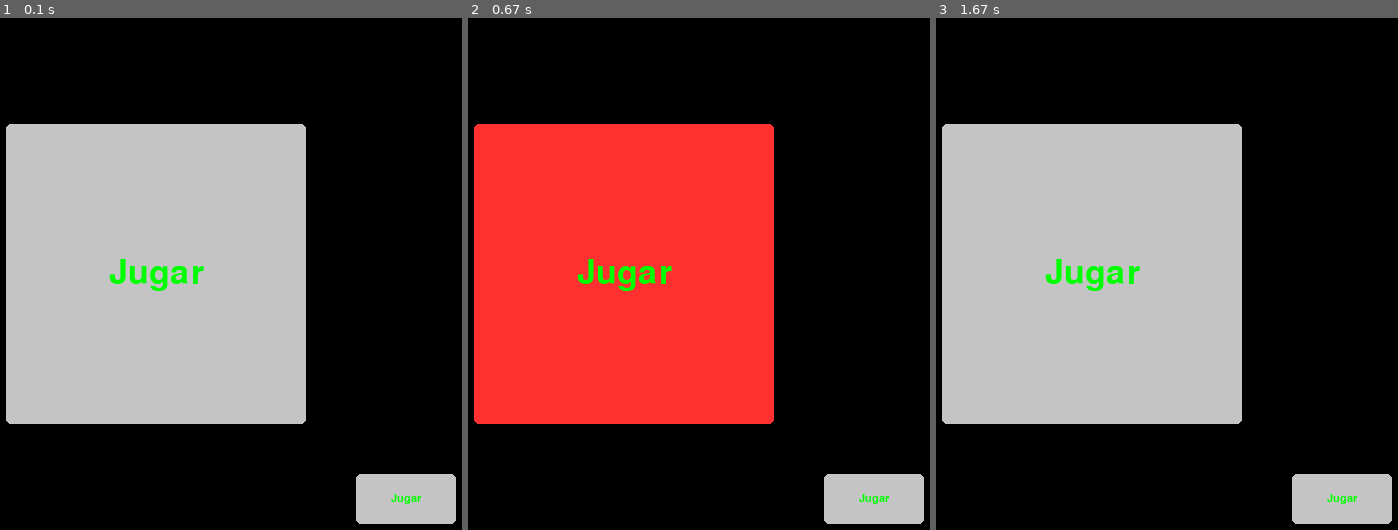
Above: before the commit, frames 1-3 (left to right).
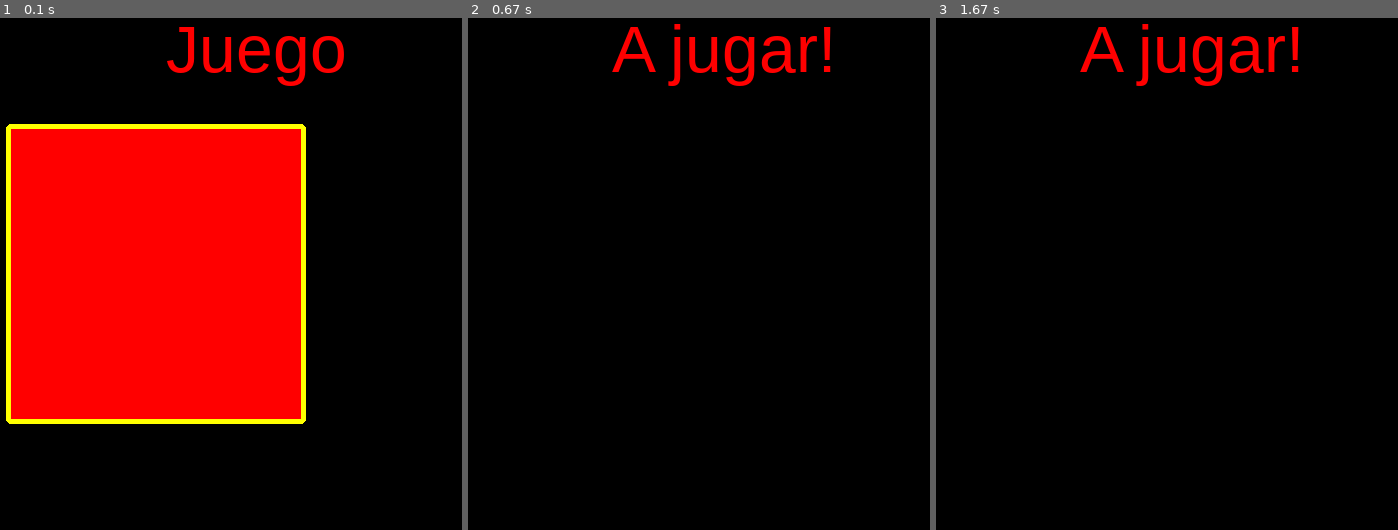
Above: after the commit, the same moments.

Repository: juliancz-a/SP_GRUPO_5_Pygame
Game: pygame game, started from code/class_game.py
Same seed, same stepped clock (60 frames per second), same inputs: the game is played once before the commit and once after it.
Inputs (mouse positions are in pixels of both pictures, inside the frame that each line leads up to):
- Up to frame 1 (0.1 s): no input
- Up to frame 2 (0.67 s): press the mouse at (726, 314) at 0.37 s; move the mouse to (629, 294) at 0.47 s; release the mouse at (532, 279) at 0.6 s
- Up to frame 3 (1.67 s): press the mouse at (1194, 314) at 0.7 s; move the mouse to (1060, 186) at 0.8 s; release the mouse at (outside the picture) at 0.93 s

The runs differ from the first frame. In frame 1, 41% of the frame differs, in the area x 1-99%, y 1-99%; in frame 2, 42%; in frame 3, 42%.

Commit message:
mas classes y arreglos

Diff:
--- a/code/class_box.py
+++ b/code/class_box.py
@@ -4,7 +4,7 @@
 
 class Box:
     #CONSTRUCTOR
-    def __init__(self, posiciones:tuple, dimensiones:tuple, color_principal:tuple, color_hover:tuple):
+    def __init__(self, posiciones:tuple, dimensiones:tuple):
 
 
         self.posiciones = posiciones
@@ -12,7 +12,7 @@
         self.rectangulo = pygame.Rect(posiciones, dimensiones)
 
         #Color
-        self.color_principal = color_principal
+        self.color_principal = None
         self.color_secundario = (255,255,255)
 
         #Animación
@@ -21,69 +21,70 @@
 
         #Hover
         self.hover = False
-        self.color_hover = color_hover
+        self.color_hover = None
 
 
     def draw_box (self, ventana, border_radius = -1, border = None, border_width = 0):
+        pygame.draw.rect(ventana, self.color_principal, self.rectangulo, border_radius = border_radius)
 
         if self.hover:
             pygame.draw.rect(ventana, self.color_hover, self.rectangulo, border_radius = border_radius)
-        else:
-            pygame.draw.rect(ventana, self.color_principal, self.rectangulo, border_radius = border_radius)
-
-
 
         if border:
             pygame.draw.rect(ventana, self.color_secundario, self.rectangulo, width = border_width, border_radius = border_radius)
 
 
-    def set_color (self, first_color:tuple, secondary_color:tuple = None, hover_color:tuple = None):
+    def set_color (self, first_color:tuple, secondary_color:tuple, hover_color:tuple):
         self.color_principal = first_color
 
-        if secondary_color != None:
-            self.color_secundario = secondary_color
+        self.color_secundario = secondary_color
 
-        if self.hover != False:
-            self.color_hover = hover_color
+        self.color_hover = hover_color
 
-    def interactuar (self, event_l) -> bool:
-        accion = False
+    def interaction (self, event) -> bool:
+        action = False
+
         center = self.rectangulo.center
-        for event in event_l:
-            if event.type == pygame.MOUSEBUTTONDOWN:
-                if self.rectangulo.collidepoint(event.pos):
-                    self.presionado = True
 
+        if event.type == pygame.MOUSEBUTTONDOWN:
 
-                    self.rectangulo.width = self.reduccion[0]
-                    self.rectangulo.height = self.reduccion[1]
-                    self.rectangulo.center = center
+            if self.rectangulo.collidepoint(event.pos):
 
-                    pygame.mixer.music.load(r"code\data\sound\mixkit-arcade-game-jump-coin-216.wav")
-                    pygame.mixer.music.play(0)
-                    pygame.mixer.music.set_volume(0.05)
-                    accion = True
+                self.presionado = True
 
-            elif event.type == pygame.MOUSEBUTTONUP:
+                pygame.mixer.music.load(r"code\data\sound\mixkit-arcade-game-jump-coin-216.wav")
+                pygame.mixer.music.play(0)
+                pygame.mixer.music.set_volume(0.05)
 
+                self.rectangulo.width = self.reduccion[0]
+                self.rectangulo.height = self.reduccion[1]
+                self.rectangulo.center = center
+
+        elif event.type == pygame.MOUSEBUTTONUP:
+
+            if self.rectangulo.collidepoint(event.pos):
                 self.presionado = False
 
                 self.rectangulo.width = self.dimensiones[0]
                 self.rectangulo.height = self.dimensiones[1]
                 self.rectangulo.center = center
-                accion = True
+                action = True
 
-            elif event.type == pygame.MOUSEMOTION:
-                if self.rectangulo.collidepoint(event.pos):
-                    self.hover = True
-                else:
-                    self.hover = False
+            else:
+                self.rectangulo.width = self.dimensiones[0]
+                self.rectangulo.height = self.dimensiones[1]
+                self.rectangulo.center = center
 
-                accion = True
-        return accion
+        elif event.type == pygame.MOUSEMOTION:
 
+            if self.rectangulo.collidepoint(event.pos):
+                self.hover = True
+            else:
+                self.hover = False
 
-    def set_text(self, surface: pygame.Surface , text: str, text_color: str| tuple, font:str, font_size:int = 20):
+        return action
+
+    def draw_text(self, surface: pygame.Surface , text: str, text_color: str| tuple, font:str, font_size:int = 20):
 
         x = self.posiciones[0]
         y = self.posiciones[1]
@@ -103,33 +104,5 @@
 
         surface.blit(text_surface, text_rect)
 
-# pygame.init()
-
-# clock = pygame.time.Clock()
-
-# caja = Box((65,100), (400,200), "deepskyblue3", "deepskyblue4")
-
-
-# ventana = pygame.display.set_mode((800,600))
-
-
-# flag_run = True
-# while flag_run:
-
-#     clock.tick(20)
-#     #manejador central
-#     lista_eventos = pygame.event.get()
-#     for evento in lista_eventos:
-#         if evento.type == pygame.QUIT:
-#             flag_run = False
-#         caja.interactuar (evento)
-
-#     ventana.fill("black")
-
-#     caja.set_color("gray77", "gray85", "gray85")
-#     caja.draw_box(ventana, border_radius=20, border = True, border_width=6)
-#     caja.set_text(ventana, "Jugar", "black", "System", font_size=50)
-
-#     pygame.display.update()
-
-# pygame.quit()
+    def set_image ():
+        pass
--- a/code/class_game.py
+++ b/code/class_game.py
@@ -1,10 +1,12 @@
 import pygame
 import sys
 from class_box import Box
-from class_window import Window
+from class_menu import Menu
+from class_play import Play
 
 boxes_menu = [{"colors": ["gray77", "gray85", "gray85"], "coords": (150,150), "size" : (300,300), "border_width" : 0, "text" : None},
-              {"colors": ["gray77", "gray85", "gray85"], "coords": (500,500), "size" : (100,50), "border_width" : 0, "text" : None}]
+            {"colors": ["gray77", "gray85", "gray85"], "coords": (500,300), "size" : (200,100), "border_width" : 0, "text" : None},
+            {"colors": ["gray77", "gray85", "gray85"], "coords": (100,300), "size" : (200,100), "border_width" : 0, "text" : None}]
 
 
 class Game:
@@ -14,8 +16,7 @@
         pygame.init()
 
         self.surface = pygame.display.set_mode((size))
-        self.window = Window(self.surface, box_list)
-
+        self.window = Menu(self.surface)
 
         pygame.display.set_caption(title)
 
@@ -23,26 +24,24 @@
         pygame.display.set_icon(icon)
 
     def run(self):
-        event_l = []
         run = True
 
         while run:
-            self.surface.fill("black")
-            for event in pygame.event.get():
-                if event.type == pygame.QUIT:
-                    run = False
-                    pygame.quit()
-                    sys.exit()
+            game_state = self.window.render()
 
-                if event.type == pygame.MOUSEBUTTONDOWN or event.type == pygame.MOUSEBUTTONUP or event.type == pygame.MOUSEMOTION:
-                    event_l.append(event)
+            if game_state is False:
+                run = False
+                break
+            Game.update_window(self, game_state)
 
-            self.window.draw_boxes(event_l)
 
-            pygame.display.update()
-
-    def update_window(self):
-        self.window(self.surface)
+    def update_window(self, game_state):
+        match game_state:
+            case "menu":
+                Menu()
+                pass
+            case "play":
+                self.window = Play(self.surface)
 
 
 
--- /dev/null
+++ b/code/class_menu.py
@@ -0,0 +1,40 @@
+import pygame
+
+from class_box import Box
+
+class Menu:
+
+    def __init__(self, surface) -> None:
+        self.surface = surface
+        self.background = None
+        self.music = None
+
+
+    def render(self):
+
+        play_button = Box((150,150), (300,300))
+        play_button.set_color("red", "yellow", "grey")
+        play = False
+        title = Box((200,50), (400,50))
+
+        while True:
+            if play:
+                return "play"
+
+            for event in pygame.event.get():
+                if event.type == pygame.QUIT:
+                    return False
+
+                play = play_button.interaction(event)
+
+            self.surface.fill("black")
+
+            play_button.draw_box(self.surface, border_radius=5, border=True, border_width=5)
+            title.draw_text(self.surface, "Juego", "red", "Arial", 50)
+            pygame.display.update()
+
+    def set_bg():
+        pass
+
+    def set_music():
+        pass
--- /dev/null
+++ b/code/class_play.py
@@ -0,0 +1,26 @@
+import pygame
+from class_box import Box
+
+class Play:
+    def __init__(self, surface  ) -> None:
+        self.surface = surface
+
+
+    def render(self):
+
+        title = Box((200,50), (400,50))
+
+        options = False
+        while True:
+            if options:
+                return "options"
+
+            for event in pygame.event.get():
+                if event.type == pygame.QUIT:
+                    return False
+
+
+            self.surface.fill("black")
+
+            title.draw_text(self.surface, "A jugar!", "red", "Arial", 50)
+            pygame.display.update()
--- a/code/class_window.py
+++ /dev/null
@@ -1,31 +0,0 @@
-import pygame
-
-from class_box import Box
-class Window:
-
-    def __init__(self, surface, boxes) -> None:
-        self.surface = surface
-        self.background = None
-        self.music = None
-        self.box = boxes
-
-
-    def draw_boxes (self, event_l):
-        for box in self.box:
-            box = Box(box["coords"], box["size"], box["colors"][0], "firebrick1")
-
-            box.interactuar(event_l)
-
-            box.draw_box(self.surface, 5)
-            box.set_text(self.surface, "Jugar", "green", "System", 50)
-
-
-
-    def draw_title():
-        pass
-
-    def set_bg():
-        pass
-
-    def set_music():
-        pass
